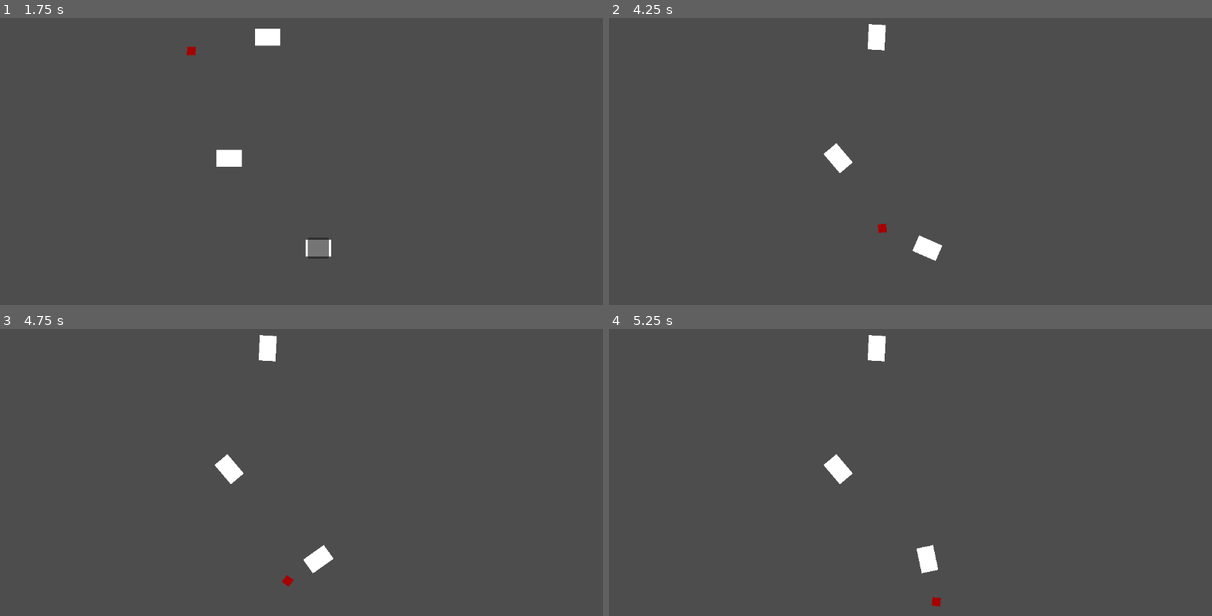
Above: before the commit, frames 1-4 (two rows, left to right).
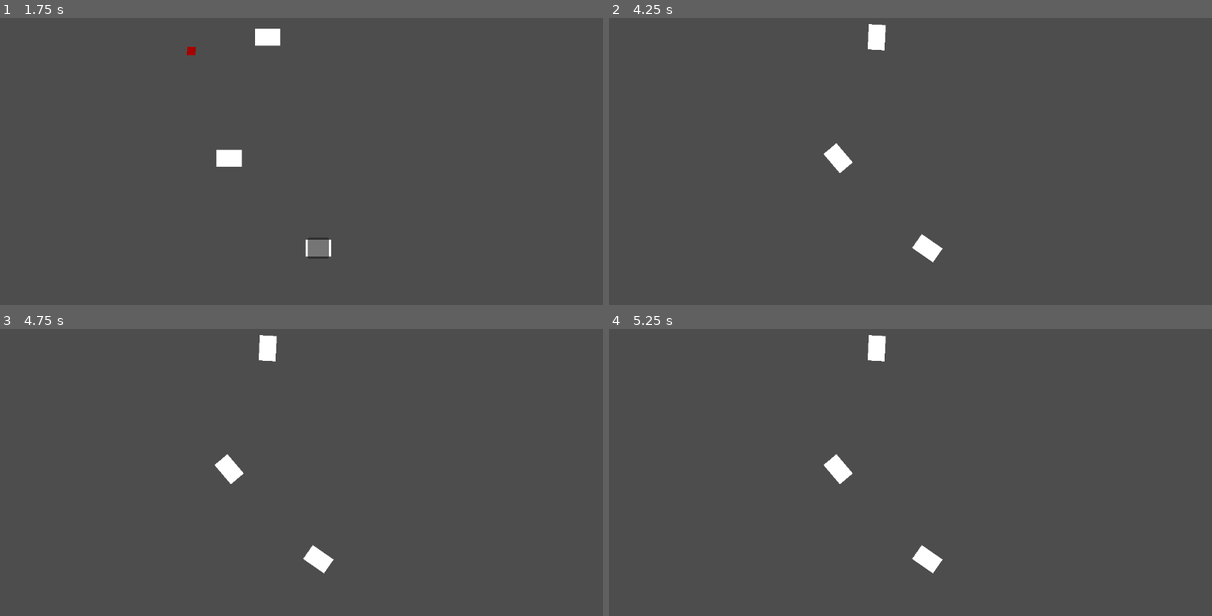
Above: after the commit, the same moments.

Repository: ensaylmkd/CMI_PROJECT
Game: Godot game, scene res://draft.tscn
Same seed, same stepped clock (60 frames per second), same inputs: the game is played once before the commit and once after it.
Inputs (mouse positions are in pixels of both pictures, inside the frame that each line leads up to):
- Up to frame 1 (1.75 s): click (265, 38) at 0.52 s; click (229, 158) at 1.27 s
- Up to frame 2 (4.25 s): click (928, 247) at 2 s
- Up to frame 3 (4.75 s): no input
- Up to frame 4 (5.25 s): no input

Frame 1 is identical in both runs. In frame 2, 0.1% of the frame differs, in the area x 44-56%, y 71-86%; in frame 3, 0.2%, in the area x 46-56%, y 75-90%; in frame 4, 0.2%.

Commit message:
balle fonctionnel

Diff:
--- a/bullet.gd
+++ b/bullet.gd
@@ -1,9 +1,11 @@
 extends Node2D
 
-var speed = 10
+var speed = 20
+var damage
 var target : Area2D
 var direction : Vector2
 @onready var bullet = $bulletbody
+
 
 
 func _ready():
@@ -12,12 +14,17 @@
 
 # Called every frame. 'delta' is the elapsed time since the previous frame.
 func _process(delta):
-	direction = (target.global_position - self.global_position )
-	$bulletbody.look_at(target.global_position)
-	self.global_position+=direction*speed*delta
-
-
+	print(target)
+	if target!= null:
+		direction = (target.global_position - self.global_position )
+		$bulletbody.look_at(target.global_position)
+		self.global_position+=direction*speed*delta
+	else:
+		self.global_position+=direction*speed*delta
 
 
 func _on_area_2d_area_entered(area):
-	queue_free()
+	if area.is_in_group("enemy"):
+		print("hit")
+		area.get_parent().health -= damage
+		queue_free()
--- a/bullet.tscn
+++ b/bullet.tscn
@@ -5,7 +5,9 @@
 [node name="bullet" type="Node2D"]
 script = ExtResource("1_7hcp3")
 
-[node name="Area2D" type="Area2D" parent="."]
+[node name="Area2D" type="Area2D" parent="." groups=["bullet"]]
+collision_layer = 2
+collision_mask = 2
 
 [node name="CollisionPolygon2D" type="CollisionPolygon2D" parent="Area2D"]
 polygon = PackedVector2Array(-14, -4, 0, -4, 14, 0, 0, 4, -14, 4)
--- a/ennemy.gd
+++ b/ennemy.gd
@@ -3,12 +3,14 @@
 @export var lvl = 1
 
 @onready var speed = 0.1
+@onready var health = 50
+var damage = 10
 @onready var atk_zone = $Area2D/AreaCollision
 @onready var anim = $AnimatedSprite2D
 
 func _process(delta):
 	progress_ratio += speed * delta
-
-#func move(delta):
-#	$AnimationPlayer.play("move")
-#	$AnimationPlayer.advance(delta*speed)
+	if progress_ratio == 1 :
+		pass
+	elif health <=0 :
+		queue_free()
--- a/ennemyDraft.tscn
+++ b/ennemyDraft.tscn
@@ -54,15 +54,17 @@
 "move": SubResource("Animation_85nr1")
 }
 
+[sub_resource type="RectangleShape2D" id="RectangleShape2D_id5a2"]
+
 [node name="ennemy" type="PathFollow2D"]
 script = ExtResource("1_iaa12")
 
-[node name="Area2D" type="Area2D" parent="." groups=["ennemy"]]
+[node name="Areadetect" type="Area2D" parent="." groups=["ennemy"]]
 
-[node name="AreaCollision" type="CollisionShape2D" parent="Area2D"]
+[node name="AreaCollision" type="CollisionShape2D" parent="Areadetect"]
 shape = SubResource("CircleShape2D_4lwiv")
 
-[node name="Polygon2D" type="Polygon2D" parent="Area2D"]
+[node name="Polygon2D" type="Polygon2D" parent="Areadetect"]
 color = Color(0.654902, 0, 0, 1)
 polygon = PackedVector2Array(-8, -8, 8, -8, 8, 8, -8, 8)
 
@@ -76,3 +78,12 @@
 libraries = {
 "": SubResource("AnimationLibrary_vm1nh")
 }
+
+[node name="Areabody" type="Area2D" parent="." groups=["enemy"]]
+collision_layer = 2
+collision_mask = 2
+
+[node name="CollisionShape2D" type="CollisionShape2D" parent="Areabody"]
+shape = SubResource("RectangleShape2D_id5a2")
+
+[connection signal="area_entered" from="Areabody" to="." method="_on_areabody_area_entered"]
--- a/tour.gd
+++ b/tour.gd
@@ -1,24 +1,15 @@
 extends StaticBody2D
-# Ceci est le script qui est appliqué à chacune des tours
 
-# Chaque tour aura une variable personnalisée pour informer quelle type de tour elle est
-@export var type: int = 0 # 0 = Niveau de départ <=> la tour n'est pas encore construite
 @onready var time = $Cooldown
 @onready var tower = $Towershape
 
 var ennemy_in = []
 var ennemy_target
+var damage = 10
 
-# (en gdscript, on déclare une fonction avec func et une variable avec var)
-
-# La fonction _ready() est lue dès que le noeud qui est accroché à ce script est dans la "current scene"
-# On peut la comparer à la fonction main() en language C
-# Cette fonction ne sera lue qu'une seule fois (à part si elle est rappelée)
 func _ready():
 	self.show()
 
-
-# Cette fonction est lue en boucle tant que le noeud à qui le script est lié est dans la "current scene"
 func _process(delta):
 	if ennemy_in and self.visible:
 		ennemy_target = ennemy_in[0]
@@ -44,9 +35,9 @@
 	if self.get_node("../addTower"):
 		self.get_node("../addTower").hide()
 
-
 func shoot_the_target(area):
 	var bullet_scene = load("res://bullet.tscn")
 	var bullet = bullet_scene.instantiate()
 	bullet.target = ennemy_target
+	bullet.damage = damage
 	self.add_child(bullet)
--- a/tourDraft.tscn
+++ b/tourDraft.tscn
@@ -40,6 +40,8 @@
 }
 
 [node name="Cooldown" type="Timer" parent="."]
+wait_time = 0.502
+one_shot = true
 
 [connection signal="area_entered" from="Area2D" to="." method="_on_area_2d_area_entered"]
 [connection signal="area_exited" from="Area2D" to="." method="_on_area_2d_area_exited"]
Not shown: 1 places in ennemyDraft.tscn that only renumber resources
